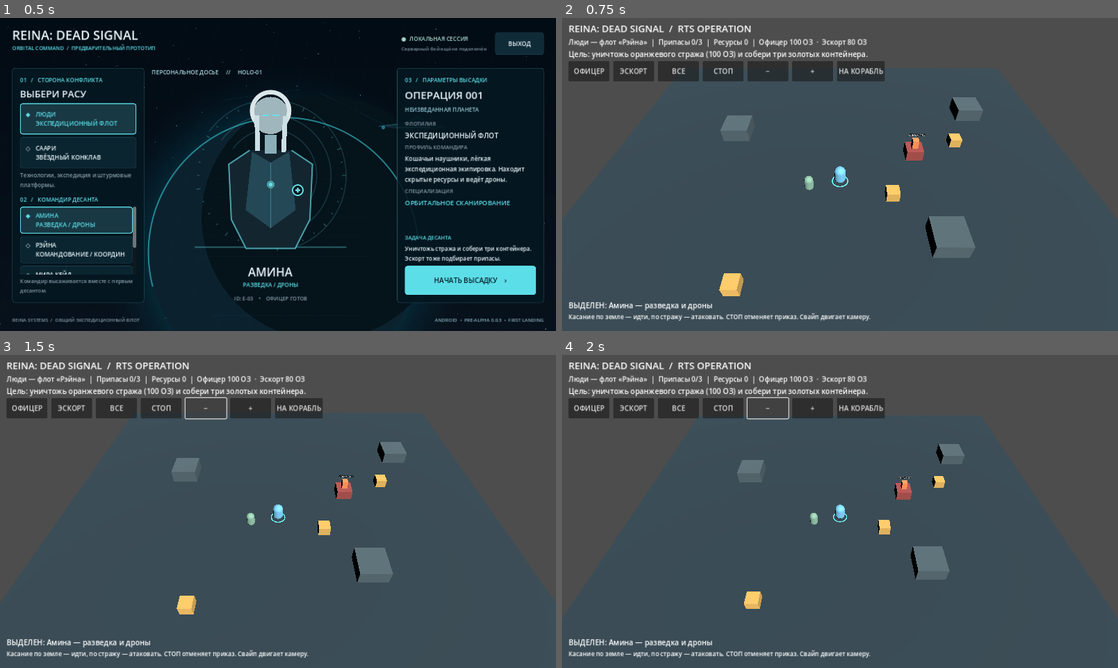
Above: before the commit, frames 1-4 (two rows, left to right).
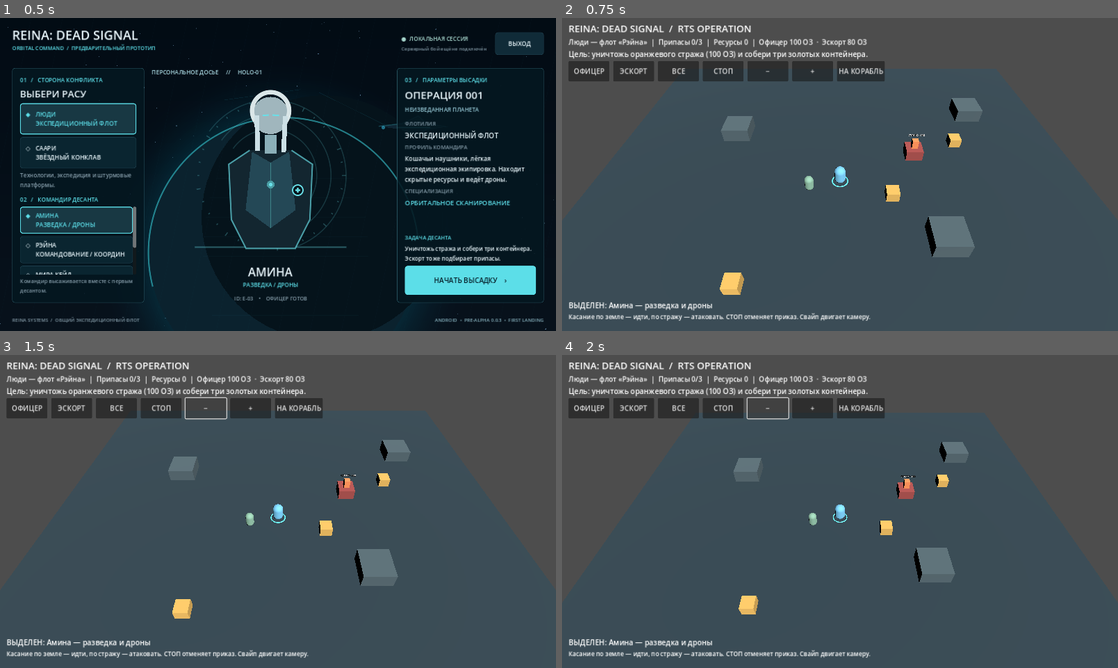
Above: after the commit, the same moments.

Repository: Ncorror/neko-dead-signal
Game: Godot game, scene res://scenes/main.tscn
Same seed, same stepped clock (60 frames per second), same inputs: the game is played once before the commit and once after it.
Inputs:
- Up to frame 1 (0.5 s): no input
- Up to frame 2 (0.75 s): click "НАЧАТЬ ВЫСАДКУ ›" at 0.5 s
- Up to frame 3 (1.5 s): click "−" at 1.25 s
- Up to frame 4 (2 s): no input

Frame 1 is identical in both runs. In frame 2, 0.2% of the frame differs, in the area x 28-76%, y 25-89%; in frame 3, 0.9%; in frame 4, 1.0%, in the area x 30-74%, y 27-83%.

Commit message:
fix(camera): stable bounded RTS touch pans, gesture dead zone, discard first drag jump

Diff:
--- a/client/scripts/operation.gd
+++ b/client/scripts/operation.gd
@@ -13,6 +13,8 @@
 const CAMERA_MIN_ZOOM := 12.0
 const CAMERA_MAX_ZOOM := 37.0
 const TOUCH_DRAG_THRESHOLD := 16.0
+const TOUCH_PAN_MULTIPLIER := 0.0014
+const MAX_GESTURE_DELTA := 45.0
 
 var hero: Combatant
 var escort: Combatant
@@ -327,13 +329,21 @@
     print("RTS_STOP count=", selected_units.size())
 
 func _zoom_in() -> void:
-    camera_zoom = clampf(camera_zoom - 4.0, CAMERA_MIN_ZOOM, CAMERA_MAX_ZOOM)
+    camera_zoom = clampf(camera_zoom - 3.0, CAMERA_MIN_ZOOM, CAMERA_MAX_ZOOM)
+    _clamp_camera_focus()
 
 func _zoom_out() -> void:
-    camera_zoom = clampf(camera_zoom + 4.0, CAMERA_MIN_ZOOM, CAMERA_MAX_ZOOM)
+    camera_zoom = clampf(camera_zoom + 3.0, CAMERA_MIN_ZOOM, CAMERA_MAX_ZOOM)
+    _clamp_camera_focus()
+
+func _clamp_camera_focus() -> void:
+    var limit: float = maxf(3.0, MAP_LIMIT - camera_zoom * 0.45)
+    camera_focus.x = clampf(camera_focus.x, -limit, limit)
+    camera_focus.z = clampf(camera_focus.z, -limit, limit)
 
 func _unhandled_input(event: InputEvent) -> void:
-    # Process each native gesture only once if a device also supplies emulated events.
+    # UI widgets consume their input before _unhandled_input. Never react to an
+    # Android emulated mouse event as if it were an independent finger gesture.
     if event.device == InputEvent.DEVICE_ID_EMULATION:
         return
     if event is InputEventScreenTouch:
@@ -342,6 +352,7 @@
             return
         if touch.canceled:
             touch_tracking = false
+            touch_dragged = false
             return
         if touch.pressed:
             touch_tracking = true
@@ -351,15 +362,21 @@
             touch_tracking = false
             if not touch_dragged:
                 _handle_tap(touch.position)
+            touch_dragged = false
             get_viewport().set_input_as_handled()
     elif event is InputEventScreenDrag:
         var drag := event as InputEventScreenDrag
         if drag.index == 0 and touch_tracking:
-            if drag.position.distance_to(touch_start) >= TOUCH_DRAG_THRESHOLD:
+            if not touch_dragged:
+                if drag.position.distance_to(touch_start) < TOUCH_DRAG_THRESHOLD:
+                    return
                 touch_dragged = true
-            if touch_dragged:
-                _pan_camera(drag.relative)
+                # Discard crossing-frame delta; it can include the entire
+                # finger travel since press on some mobile input backends.
                 get_viewport().set_input_as_handled()
+                return
+            _pan_camera(drag.relative)
+            get_viewport().set_input_as_handled()
     elif event is InputEventMouseButton:
         var mouse := event as InputEventMouseButton
         if mouse.pressed and mouse.button_index == MOUSE_BUTTON_LEFT:
@@ -378,9 +395,14 @@
             get_viewport().set_input_as_handled()
 
 func _pan_camera(delta_pixels: Vector2) -> void:
-    var speed: float = camera_zoom * 0.018
-    camera_focus.x = clampf(camera_focus.x - delta_pixels.x * speed, -MAP_LIMIT, MAP_LIMIT)
-    camera_focus.z = clampf(camera_focus.z - delta_pixels.y * speed, -MAP_LIMIT, MAP_LIMIT)
+    # Previous camera_zoom * 0.018 shifted ~80 world units per 200 px swipe:
+    # more than the entire 50-metre prototype map. Keep movement proportional
+    # to zoom but clamp input spikes and the visible map centre.
+    var clamped_delta: Vector2 = delta_pixels.limit_length(MAX_GESTURE_DELTA)
+    var speed: float = camera_zoom * TOUCH_PAN_MULTIPLIER
+    var focus_limit: float = maxf(3.0, MAP_LIMIT - camera_zoom * 0.45)
+    camera_focus.x = clampf(camera_focus.x - clamped_delta.x * speed, -focus_limit, focus_limit)
+    camera_focus.z = clampf(camera_focus.z - clamped_delta.y * speed, -focus_limit, focus_limit)
 
 func _handle_tap(screen_pos: Vector2) -> void:
     if outcome != Outcome.ACTIVE:
@@ -551,7 +573,7 @@
     if view_camera == null:
         return
     var desired := camera_focus + Vector3(0, camera_zoom, camera_zoom * 0.95)
-    view_camera.global_position = view_camera.global_position.lerp(desired, minf(1.0, delta * 7.0))
+    view_camera.global_position = view_camera.global_position.lerp(desired, 1.0 - exp(-minf(delta, 0.10) * 7.0))
     view_camera.look_at(camera_focus + Vector3.UP, Vector3.UP)
 
 func _check_crates() -> void:
